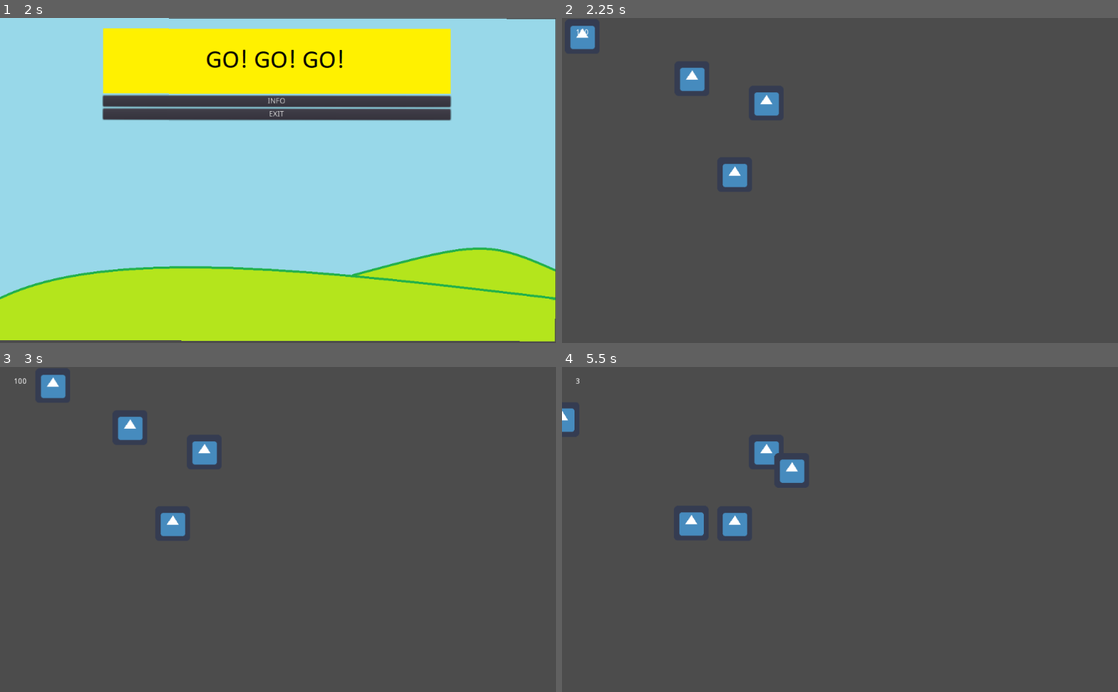
Above: before the commit, frames 1-4 (two rows, left to right).
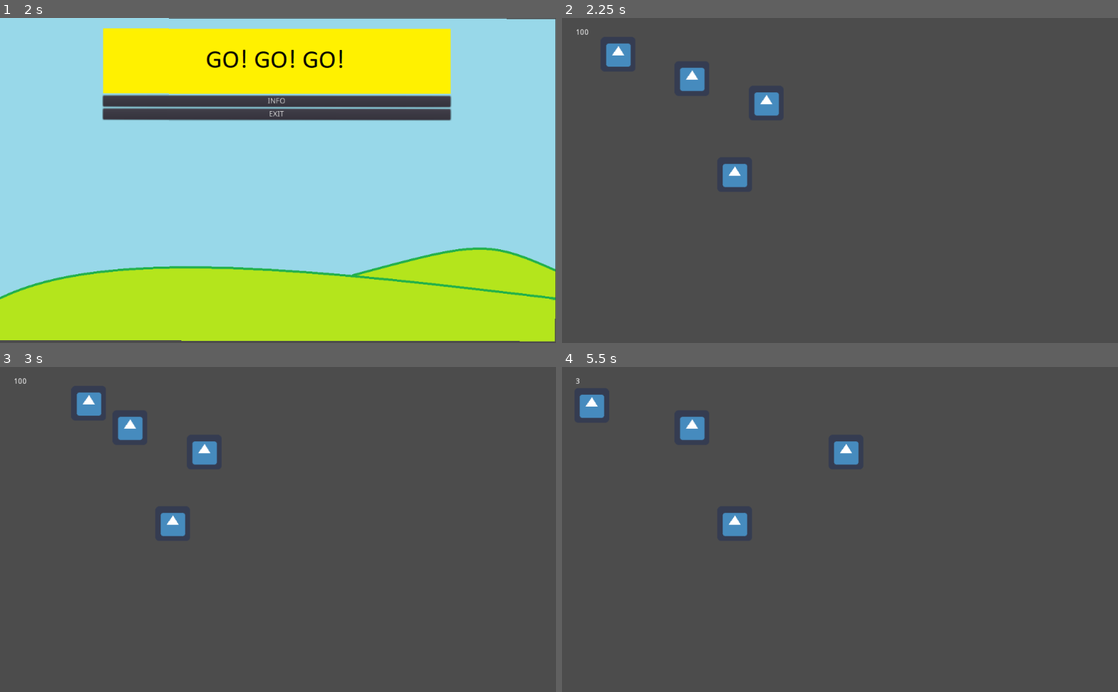
Above: after the commit, the same moments.

Repository: TheSpaceManSplatt/Game_Jam
Game: Godot game, scene res://MENUS/main menu.tscn
Same seed, same stepped clock (60 frames per second), same inputs: the game is played once before the commit and once after it. The engine's default icon, where the game draws it, is replaced by a stand-in: a white triangle on a blue panel in a dark square.
Inputs (mouse positions are in pixels of both pictures, inside the frame that each line leads up to):
- Up to frame 1 (2 s): click "INFO" at 0.5 s; click "Back" at 1.25 s
- Up to frame 2 (2.25 s): click (840, 60) at 2 s
- Up to frame 3 (3 s): tap Enter at 2.75 s; move the mouse to (44, 614) at 2.77 s; hold Right (steer_right) from 2.78 s (still down); tap Space (enter_car) at 2.85 s
- Up to frame 4 (5.5 s): move the mouse to (728, 545) at 3.52 s; release Right (steer_right) at 3.53 s; hold Down (drive_backward) 3.53-4.28 s; tap Space (enter_car) at 3.6, 4.35, 5.1 s; move the mouse to (895, 458) at 4.27 s; hold Right (steer_right) 4.28-5.03 s; move the mouse to (812, 594) at 5.02 s; hold Up (drive_forward) from 5.03 s (still down)

Frame 1 is identical in both runs. In frame 2, 0.6% of the frame differs, in the area x 1-13%, y 2-15%; in frame 3, 0.7%; in frame 4, 2.1%, in the area x 0-54%, y 8-52%.

Commit message:
You wouldn't download a car

Diff:
--- a/Everything Else/KinematicBody2D.gd
+++ b/Everything Else/KinematicBody2D.gd
@@ -5,15 +5,52 @@
 onready var occupied = "Not"
 onready var leavable = false
 onready var returned = false
+
+var wheel_base = 70
+var steering_angle = 15
+
+var velocity = Vector2.ZERO
+var steer_direction
+
 const MOVE_SPEED = 600
 
 func _physics_process(delta):
 	if( occupied == "Player"):
-		movement( delta )
+		new_movement(delta)
 	if( called_for ):
 		$Sprite.modulate = Color(1,0,0)
 	if( returned ):
 		take_it_away()
+
+func new_movement(delta):
+	if Input.is_action_just_released("enter_car"):
+		leavable = true
+	if Input.is_action_just_pressed("enter_car") and leavable:
+		leave_car()
+		return
+	get_input()
+	calculate_steering(delta)
+	velocity = move_and_slide(velocity)
+
+func get_input():
+	var turn = 0
+	if Input.is_action_pressed("steer_right"):
+		turn += 1
+	if Input.is_action_pressed("steer_left"):
+		turn -= 1
+	steer_direction = turn * steering_angle
+	velocity = Vector2.ZERO
+	if Input.is_action_pressed("drive_forward"):
+		velocity = transform.x * 400
+
+func calculate_steering(delta):
+	var rear_wheel = position - transform.x * wheel_base/2.0
+	var front_wheel = position + transform.x * wheel_base/2.0
+	rear_wheel += velocity * delta
+	front_wheel += velocity.rotated(steer_direction) * delta
+	var new_heading = (front_wheel - rear_wheel).normalized()
+	velocity = new_heading * velocity.length()
+	rotation = new_heading.angle()
 
 
 func movement( delta ):
--- a/Everything Else/World.tscn
+++ b/Everything Else/World.tscn
@@ -11,7 +11,7 @@
 script = ExtResource( 5 )
 
 [node name="Valet" parent="." instance=ExtResource( 1 )]
-position = Vector2( 37.4673, 34.4352 )
+position = Vector2( 103.485, 67.0154 )
 
 [node name="car_area" parent="." instance=ExtResource( 4 )]
 position = Vector2( 85.0861, 455.187 )
--- a/Everything Else/car_spawner.tscn
+++ b/Everything Else/car_spawner.tscn
@@ -7,13 +7,13 @@
 script = ExtResource( 2 )
 
 [node name="spawn_location4" parent="." instance=ExtResource( 1 )]
-position = Vector2( -3.05176e-05, -194.94 )
+position = Vector2( 52.4263, 400.002 )
 
 [node name="spawn_location3" parent="." instance=ExtResource( 1 )]
-position = Vector2( 0, -97.4701 )
+position = Vector2( 60.3885, 290.186 )
 
 [node name="spawn_location2" parent="." instance=ExtResource( 1 )]
-position = Vector2( 0, -0.902512 )
+position = Vector2( 52.5966, 174.419 )
 
 [node name="spawn_location1" parent="." instance=ExtResource( 1 )]
-position = Vector2( 0, 96.5676 )
+position = Vector2( 54.5984, 70.9789 )
--- a/MENUS/info_menu.tscn
+++ b/MENUS/info_menu.tscn
@@ -24,12 +24,12 @@
 }
 
 [node name="VBoxContainer" type="VBoxContainer" parent="HBoxContainer"]
-margin_right = 1240.0
-margin_bottom = 680.0
+margin_right = 983.0
+margin_bottom = 560.0
 size_flags_horizontal = 3
 
 [node name="Button" type="Button" parent="HBoxContainer/VBoxContainer"]
-margin_right = 1240.0
+margin_right = 983.0
 margin_bottom = 20.0
 text = "Back"
 [connection signal="pressed" from="HBoxContainer/VBoxContainer/Button" to="." method="_on_Button_pressed"]
